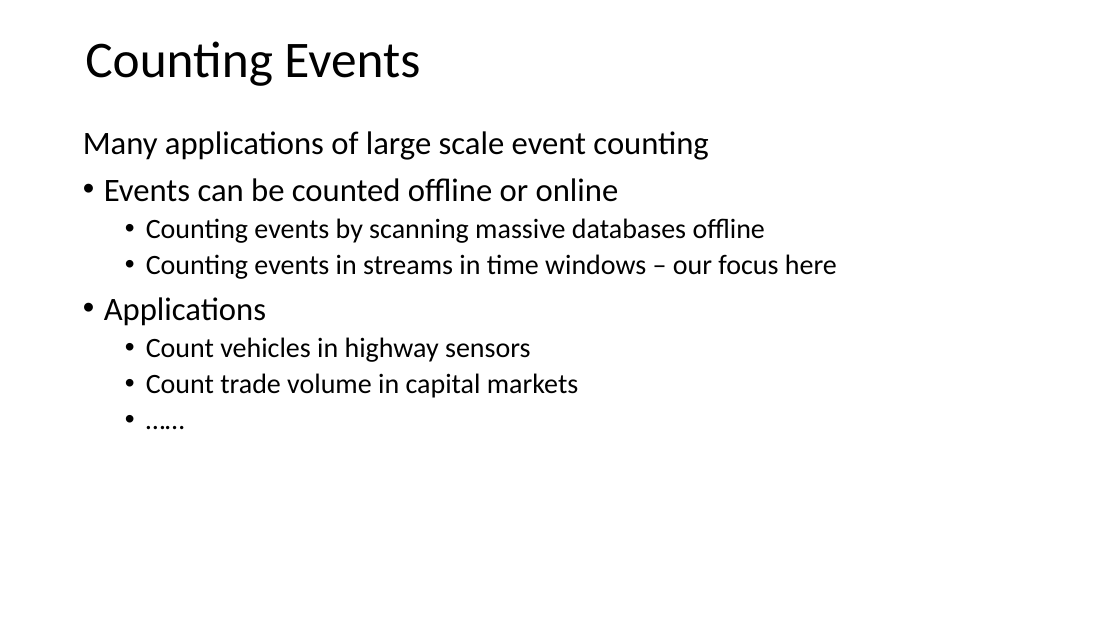
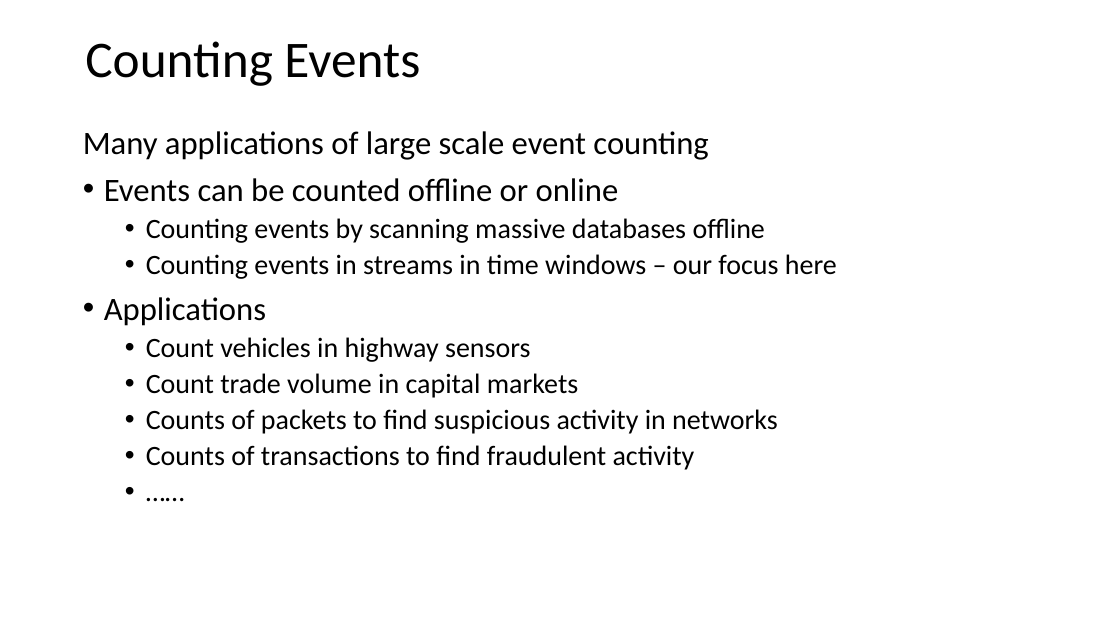
Before and after one commit to StephenElston/CSCI-E-108, a slide deck: slide 46 of slides/3_StreamingAnalytics.pptx (slide 45 before the commit). Drawn at 1120x630 pixels with LibreOffice and Linux fonts; fonts in the diff are those of the drawing. Boxes give left, top, right and bottom in pixels: in the first picture for what was removed or moved away, otherwise in the second. Text is boxed around its words. In the diff, an @@ line names an element or a change of style, - is before the commit and + after.

```diff
--- a/slides/3_StreamingAnalytics.pptx
+++ b/slides/3_StreamingAnalytics.pptx
@@ text at (146, 409, 778, 470): paragraphs added @@
+  • Counts of packets to find suspicious activity in networks
+  • Counts of transactions to find fraudulent activity
```
Also in this commit, not shown: 5 other slides changed, 5 slides added.
